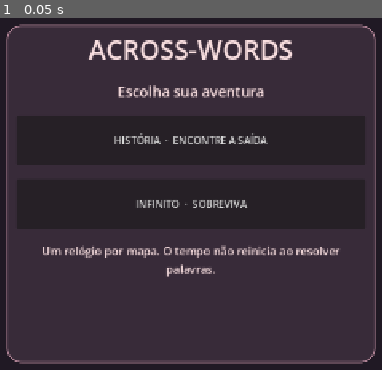
Above: before the commit, frame 1.
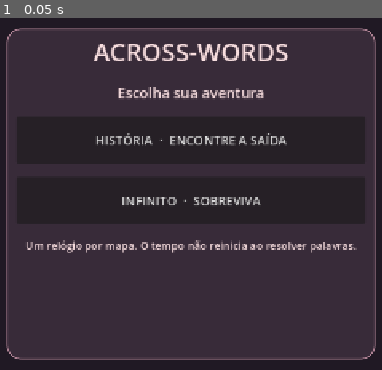
Above: after the commit, the same moment.

Repository: valus-suelo/across-words
Game: Godot game, scene res://main.tscn
Same seed, same stepped clock (60 frames per second), same inputs: the game is played once before the commit and once after it.
Inputs:
- Up to frame 1 (0.05 s): no input

The runs differ from the first frame. In frame 1, 9.1% of the frame differs, in the area x 1-99%, y 1-99%.

Commit message:
fix(ui): teclado centralizado e menu maior e responsivo no desktop

Diff:
--- a/main.gd
+++ b/main.gd
@@ -127,6 +127,12 @@
 var hud_top: PanelContainer
 var hud_bottom: PanelContainer
 var hud_keyboard: VBoxContainer
+var hud_menu_panel: PanelContainer
+var hud_menu_title: Label
+var hud_menu_subtitle: Label
+var hud_menu_hint: Label
+var hud_story_button: Button
+var hud_infinite_button: Button
 var ui: Control
 var score_label: Label
 var status_label: Label
@@ -254,30 +260,51 @@
 func _layout_hud() -> void:
     if not is_instance_valid(hud_top) or not is_instance_valid(hud_bottom):
         return
-    var view_size: Vector2 = get_viewport().get_visible_rect().size
-    if view_size.x <= 0.0 or view_size.y <= 0.0:
-        return
-    var landscape: bool = view_size.x > view_size.y
-    # Mesma composicao em todas as plataformas: HUD superior, mapa, teclado inferior.
+    var screen: Vector2 = get_viewport().get_visible_rect().size
+    if screen.x < 1.0 or screen.y < 1.0:
+        return
+    var wide: bool = screen.x > screen.y
+    var compact: bool = screen.x < 660.0
     hud_top.set_anchors_and_offsets_preset(Control.PRESET_TOP_WIDE)
     hud_top.offset_left = 0.0
     hud_top.offset_right = 0.0
     hud_top.offset_top = 0.0
-    hud_top.offset_bottom = 115.0 if landscape else 152.0
-    hud_bottom.set_anchors_and_offsets_preset(Control.PRESET_BOTTOM_WIDE)
-    hud_bottom.offset_left = 0.0
-    hud_bottom.offset_right = 0.0
-    hud_bottom.offset_top = -385.0 if landscape else -430.0
+    hud_top.offset_bottom = 112.0 if wide else 145.0
+
+    # Teclado centralizado, com largura maxima (como no Termo).
+    # Nao estica as teclas ate as bordas de monitores ultrawide.
+    var keyboard_width: float = minf(screen.x - 12.0, 900.0 if wide else 720.0)
+    hud_bottom.anchor_left = 0.5
+    hud_bottom.anchor_right = 0.5
+    hud_bottom.anchor_top = 1.0
+    hud_bottom.anchor_bottom = 1.0
+    hud_bottom.offset_left = -keyboard_width * 0.5
+    hud_bottom.offset_right = keyboard_width * 0.5
+    hud_bottom.offset_top = -365.0 if wide else -405.0
     hud_bottom.offset_bottom = 0.0
-    var key_height: float = 37.0 if landscape else 42.0
-    var key_font: int = 18 if landscape else 20
+
+    var key_height: float = 43.0 if wide else 47.0
+    var key_font: int = 20 if wide else 21
     for key_row in hud_keyboard.get_children():
         for key_button in key_row.get_children():
             if key_button is Button:
                 key_button.custom_minimum_size.y = key_height
                 key_button.add_theme_font_size_override("font_size", key_font)
-    # Mais zoom que o prototipo anterior; a area de quadrados acompanha a tela.
-    camera.size = 17.0 if landscape else 20.0
+
+    if is_instance_valid(hud_menu_panel):
+        # Tamanho maior no computador, limitado pelo viewport para nao cortar no celular.
+        var menu_width: float = minf(screen.x - 28.0, 900.0 if wide else 590.0)
+        var menu_height: float = minf(screen.y - 28.0, 620.0 if wide else 530.0)
+        hud_menu_panel.custom_minimum_size = Vector2(menu_width, menu_height)
+        hud_menu_title.add_theme_font_size_override("font_size", 56 if wide else 40)
+        hud_menu_subtitle.add_theme_font_size_override("font_size", 28 if wide else 23)
+        hud_menu_hint.add_theme_font_size_override("font_size", 20 if wide else 17)
+        hud_story_button.custom_minimum_size.y = 92.0 if wide else 75.0
+        hud_infinite_button.custom_minimum_size.y = 92.0 if wide else 75.0
+        hud_story_button.add_theme_font_size_override("font_size", 25 if wide else 20)
+        hud_infinite_button.add_theme_font_size_override("font_size", 25 if wide else 20)
+
+    camera.size = 17.0 if wide else 20.0
     visible_origin = Vector2i(999999, 999999)
     _sync_visible_board(true)
 
@@ -465,6 +492,7 @@
     menu_center.set_anchors_and_offsets_preset(Control.PRESET_FULL_RECT)
     menu_overlay.add_child(menu_center)
     var menu_panel := PanelContainer.new()
+    hud_menu_panel = menu_panel
     menu_panel.custom_minimum_size = Vector2(590, 540)
     menu_panel.add_theme_stylebox_override("panel", _panel_style(Color("#382b39"), Color("#ad8193")))
     menu_center.add_child(menu_panel)
@@ -472,22 +500,27 @@
     menu_col.add_theme_constant_override("separation", 22)
     menu_panel.add_child(menu_col)
     var menu_title := _make_label("ACROSS-WORDS", 42)
+    hud_menu_title = menu_title
     menu_title.horizontal_alignment = HORIZONTAL_ALIGNMENT_CENTER
     menu_col.add_child(menu_title)
     var subtitle := _make_label("Escolha sua aventura", 23)
+    hud_menu_subtitle = subtitle
     subtitle.horizontal_alignment = HORIZONTAL_ALIGNMENT_CENTER
     menu_col.add_child(subtitle)
     var story := Button.new()
+    hud_story_button = story
     story.text = "HISTÓRIA  ·  ENCONTRE A SAÍDA"
     story.custom_minimum_size.y = 80
     story.pressed.connect(func() -> void: _start_mode(true))
     menu_col.add_child(story)
     var infinite := Button.new()
+    hud_infinite_button = infinite
     infinite.text = "INFINITO  ·  SOBREVIVA"
     infinite.custom_minimum_size.y = 80
     infinite.pressed.connect(func() -> void: _start_mode(false))
     menu_col.add_child(infinite)
     var hint := _make_label("Um relógio por mapa. O tempo não reinicia ao resolver palavras.", 18)
+    hud_menu_hint = hint
     hint.horizontal_alignment = HORIZONTAL_ALIGNMENT_CENTER
     hint.autowrap_mode = TextServer.AUTOWRAP_WORD_SMART
     menu_col.add_child(hint)
